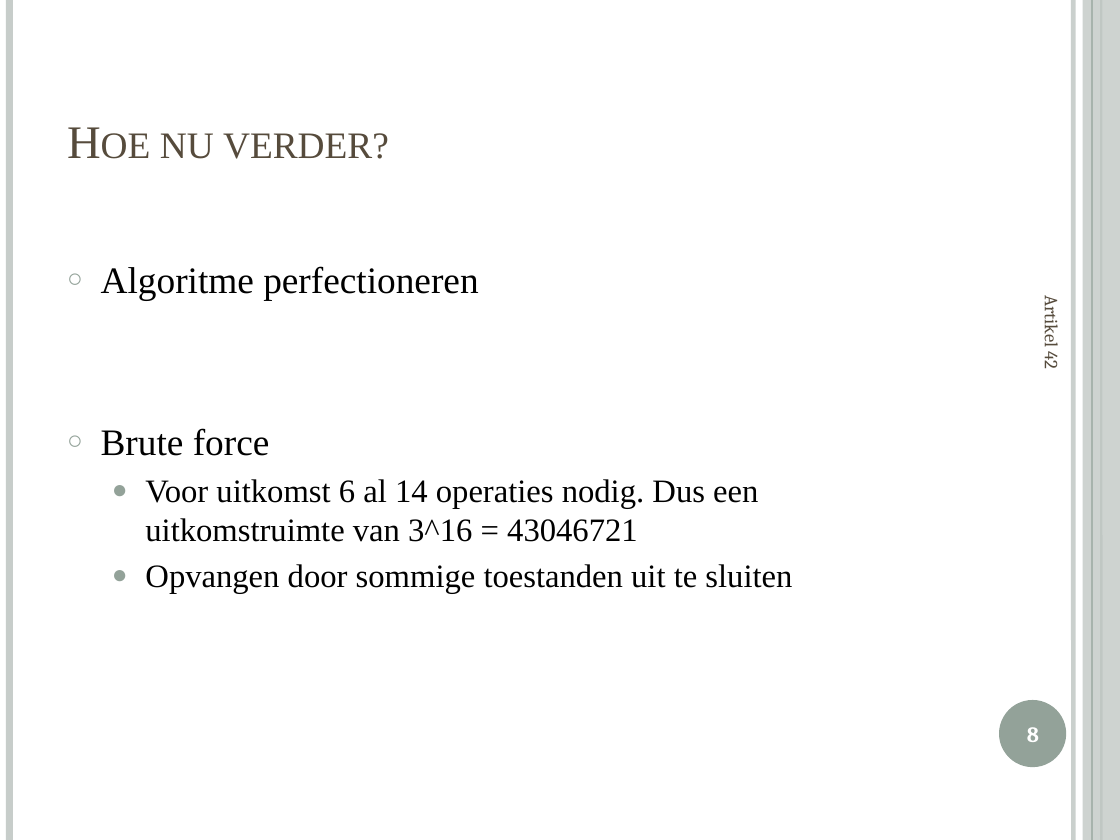
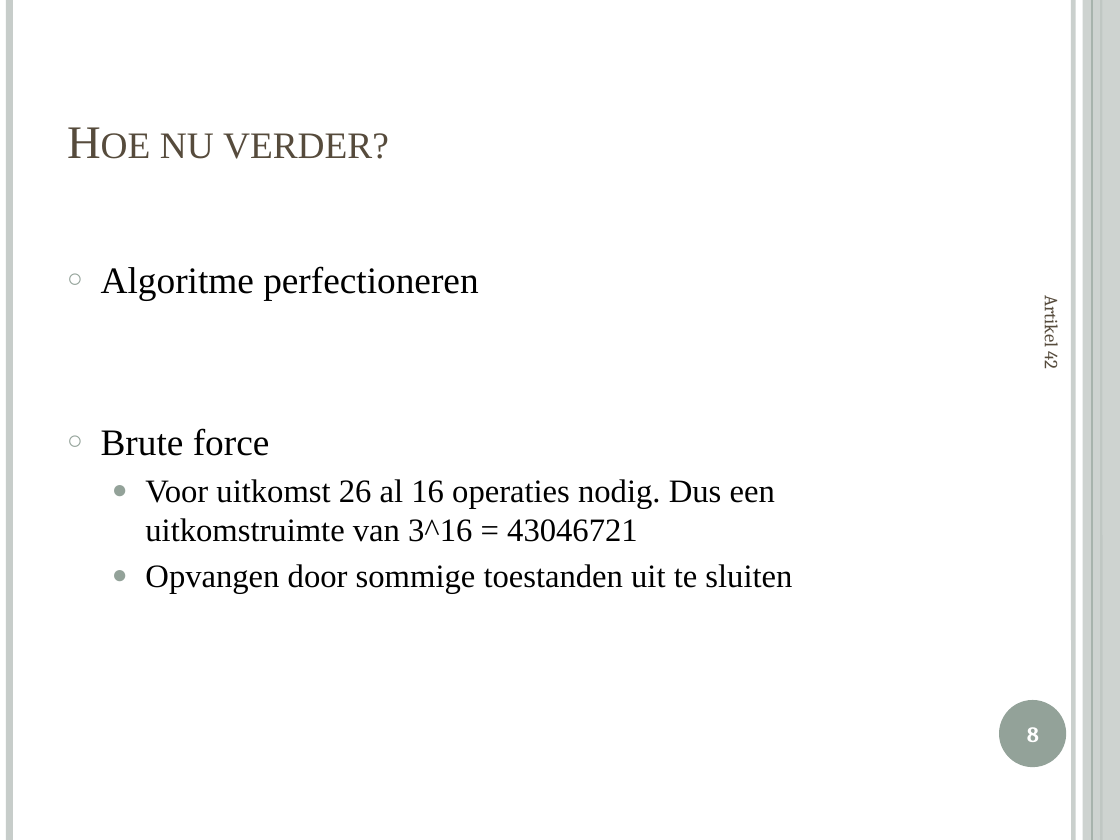
Before and after one commit to gloriousCodification/crunchnumbers, a slide deck: slide 8 of Presentations/Presentatie week 1.pptx. Drawn at 1120x840 pixels with LibreOffice and Linux fonts; fonts in the diff are those of the drawing. Boxes give left, top, right and bottom in pixels: in the first picture for what was removed or moved away, otherwise in the second. Text is boxed around its words. In the diff, an @@ line names an element or a change of style, - is before the commit and + after.

```diff
--- a/Presentations/Presentatie week 1.pptx
+++ b/Presentations/Presentatie week 1.pptx
@@ text at (145,479,775,542): text changed @@
-  ● Voor uitkomst 6 al 14 operaties nodig. Dus een uitkomstruimte van 3^16 = 43046721
+  ● Voor uitkomst 26 al 16 operaties nodig. Dus een uitkomstruimte van 3^16 = 43046721
```
Also in this commit, not shown: 1 slide added, 3 other files.
